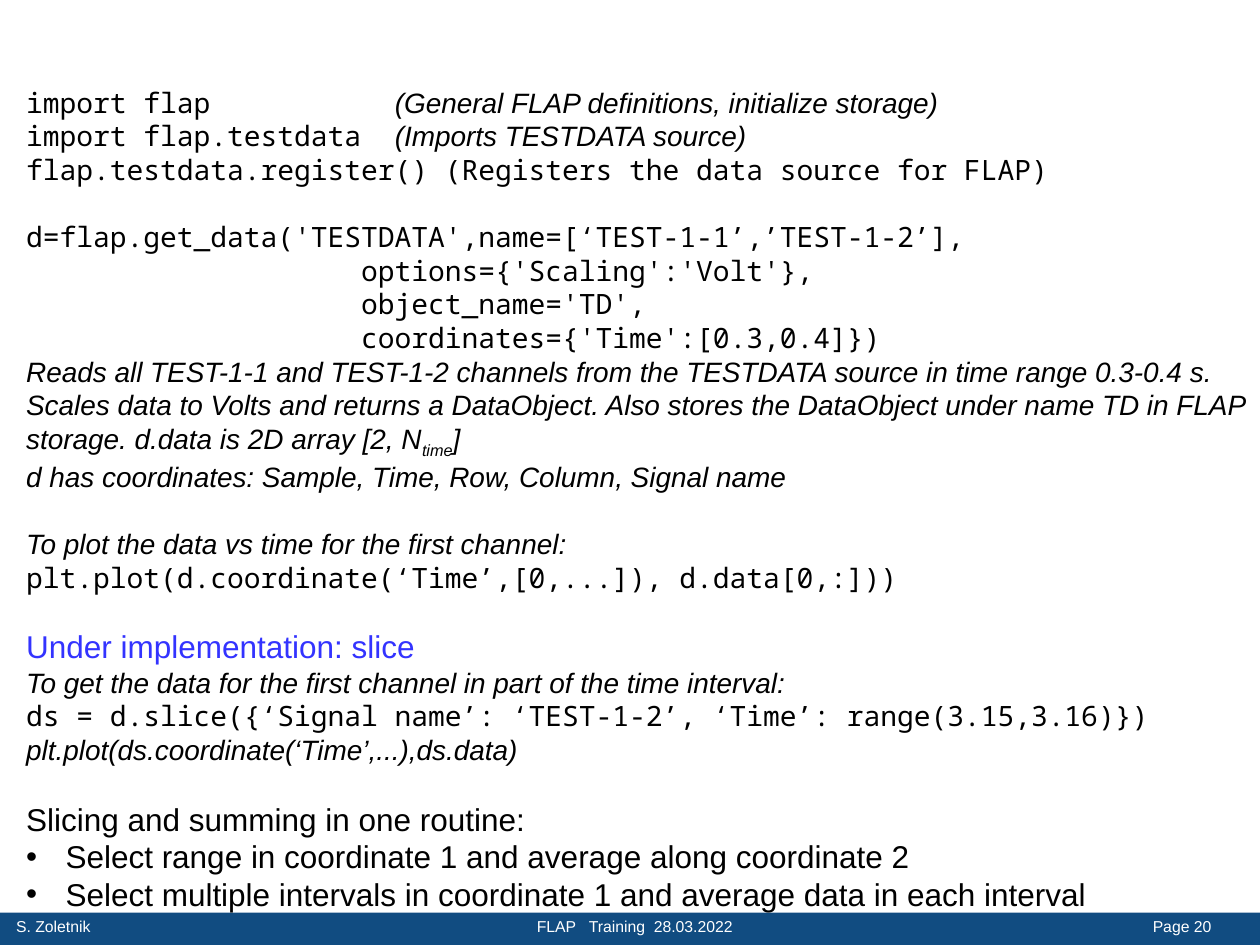
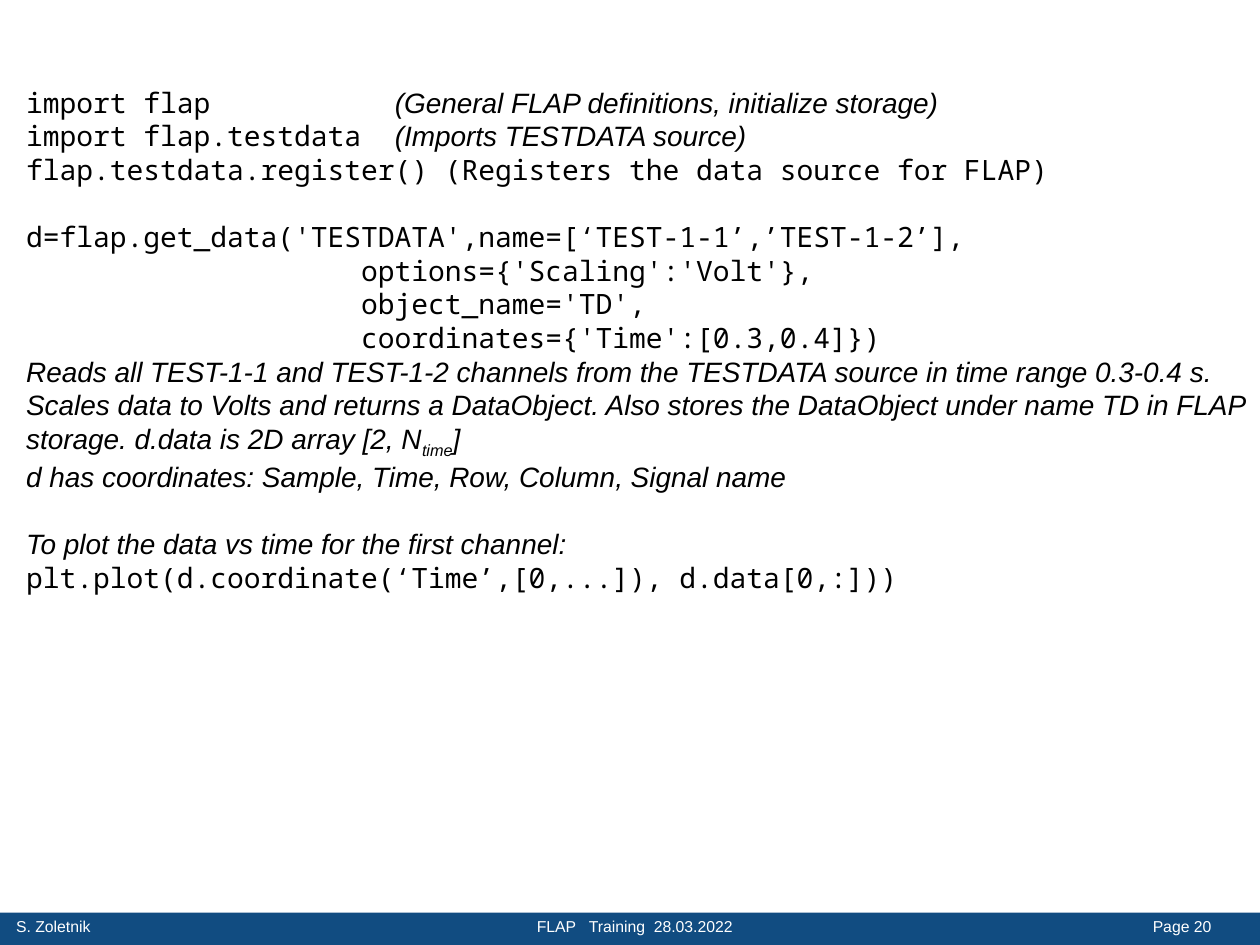
Before and after one commit to fusion-flap/flap, a slide deck: slide 20 of docs/FLAP_Training_20220328.pptx. Drawn at 1260x945 pixels with LibreOffice and Linux fonts; fonts in the diff are those of the drawing; background and template pictures are left out. Boxes give left, top, right and bottom in pixels: in the first picture for what was removed or moved away, otherwise in the second. Text is boxed around its words. In the diff, an @@ line names an element or a change of style, - is before the commit and + after.

```diff
--- a/docs/FLAP_Training_20220328.pptx
+++ b/docs/FLAP_Training_20220328.pptx
@@ text at [26, 635, 1149, 912]: paragraphs removed @@
-Under implementation: slice
-To get the data for the first channel in part of the time interval:
-ds = d.slice({‘Signal name’: ‘TEST-1-2’, ‘Time’: range(3.15,3.16)})
-plt.plot(ds.coordinate(‘Time’,...),ds.data)
-Slicing and summing in one routine:
-• Select range in coordinate 1 and average along coordinate 2
-• Select multiple intervals in coordinate 1 and average data in each interval
```
Also in this commit, not shown: 5 other slides changed, 1 other file.
